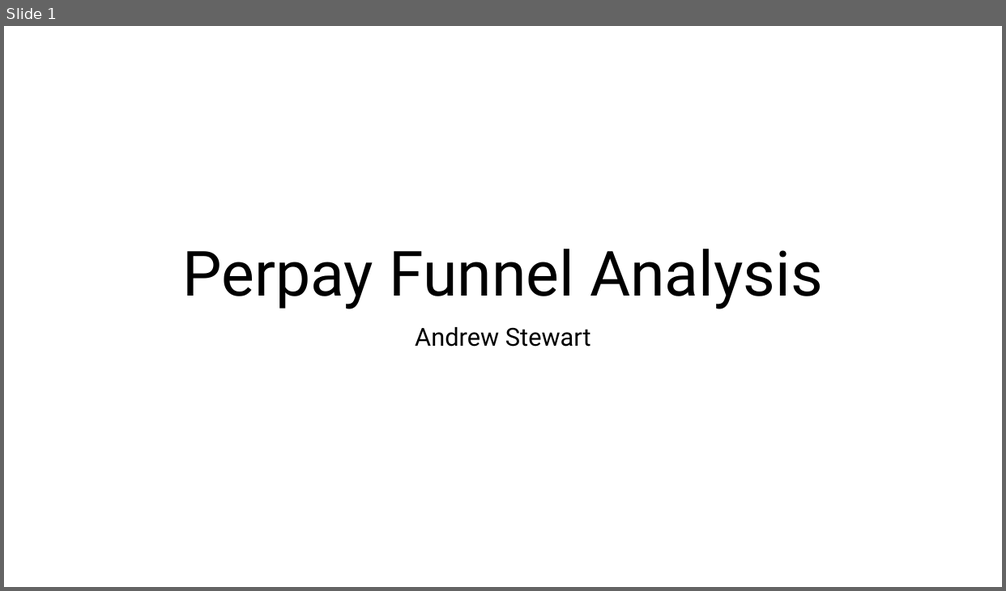
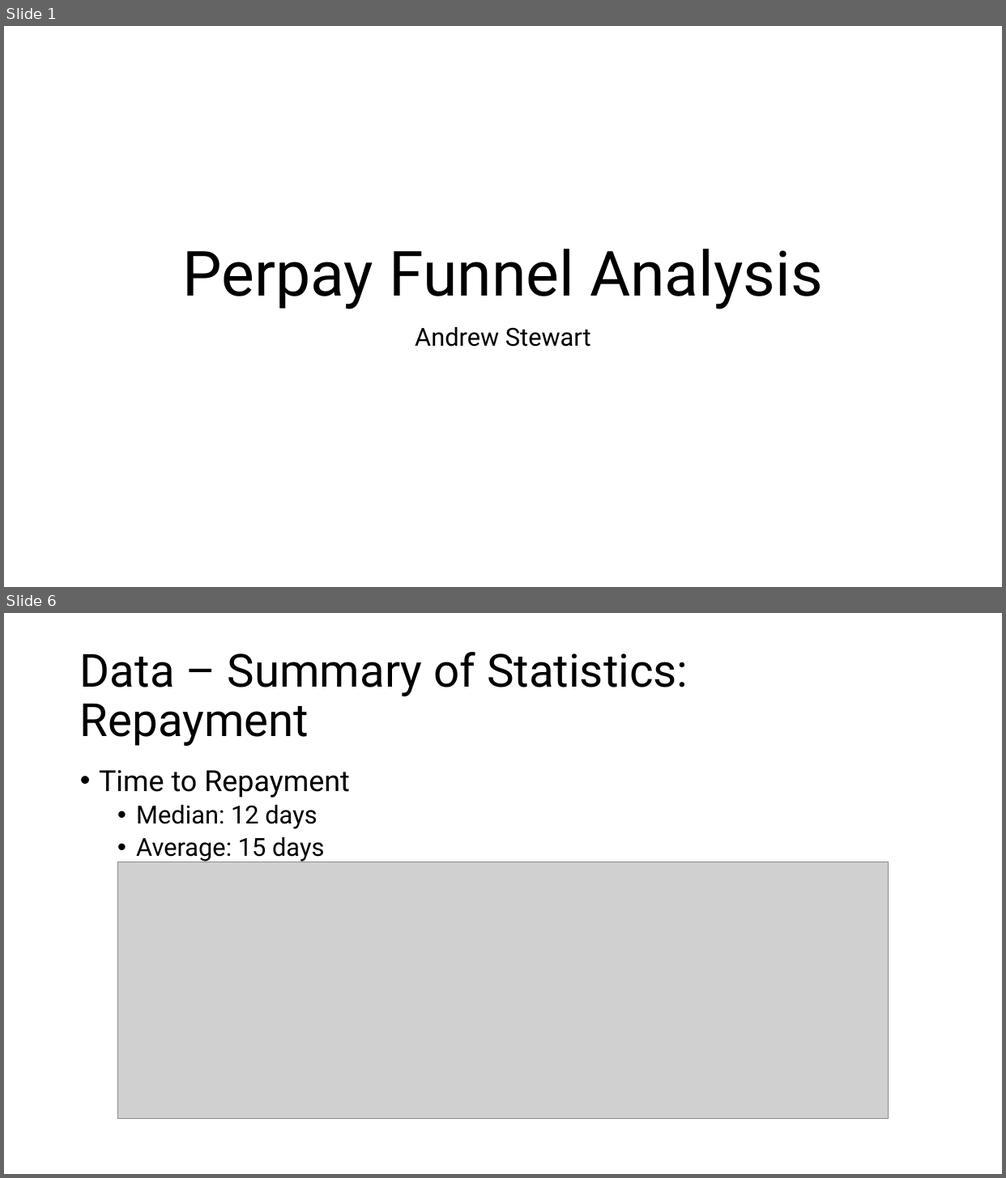
Before and after one commit to theroyalbob/perpay-final, a slide deck: Stewart-final-presentation.pptx. Shown one above the other, each under a label of ours: slide 1 before the commit, slides 1 and 6 after it; the slides between them are not shown. The pictures are 1006x591 and 1006x1178 pixels, drawn with LibreOffice and Linux fonts; fonts in the diff are those of the drawing; grey boxes stand for pictures. Boxes give left, top, right and bottom in pixels: in the first picture for what was removed or moved away, otherwise in the second. Text is boxed around its words. In the diff, an @@ line names an element or a change of style, - is before the commit and + after.

```diff
--- a/Stewart-final-presentation.pptx
+++ b/Stewart-final-presentation.pptx
@@ slide 6 added at (4,613,1002,1174), background #FFFFFF @@
@@ title added at (80,652,688,746), 44 pt, text #000000 @@
+Data – Summary of Statistics: Repayment
@@ text added at (99,770,350,862), 24 pt, text #000000 @@
+• Time to Repayment
+  • Median: 12 days
+  • Average: 15 days
@@ picture added at (117,862,889,1119) @@
```
Also in this commit, not shown: 16 other slides added.
